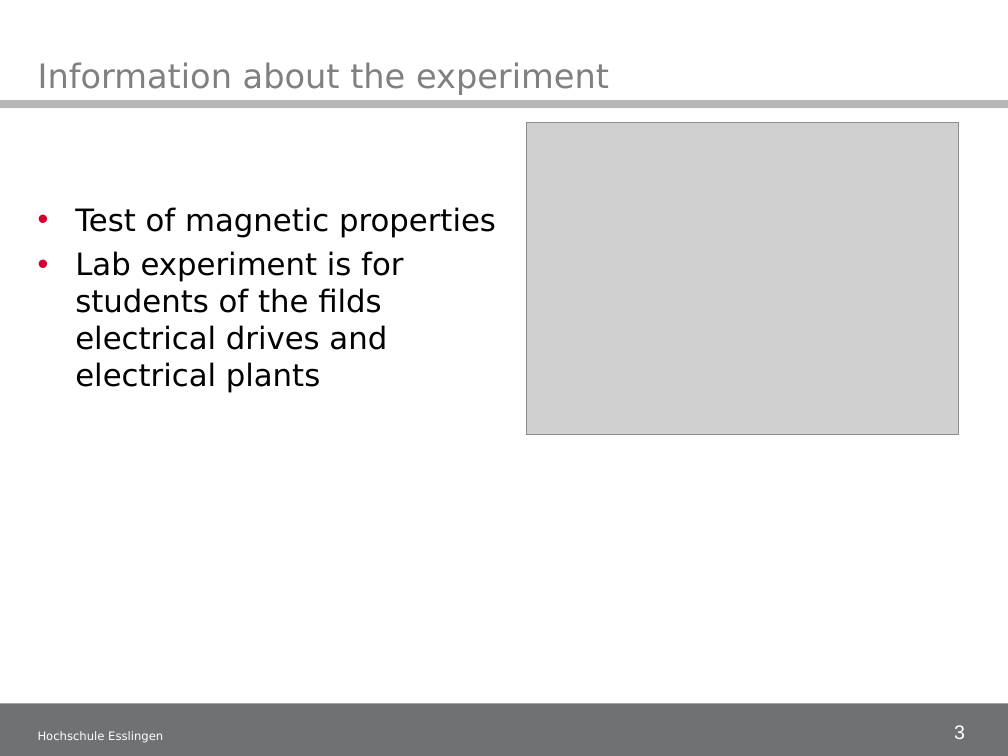
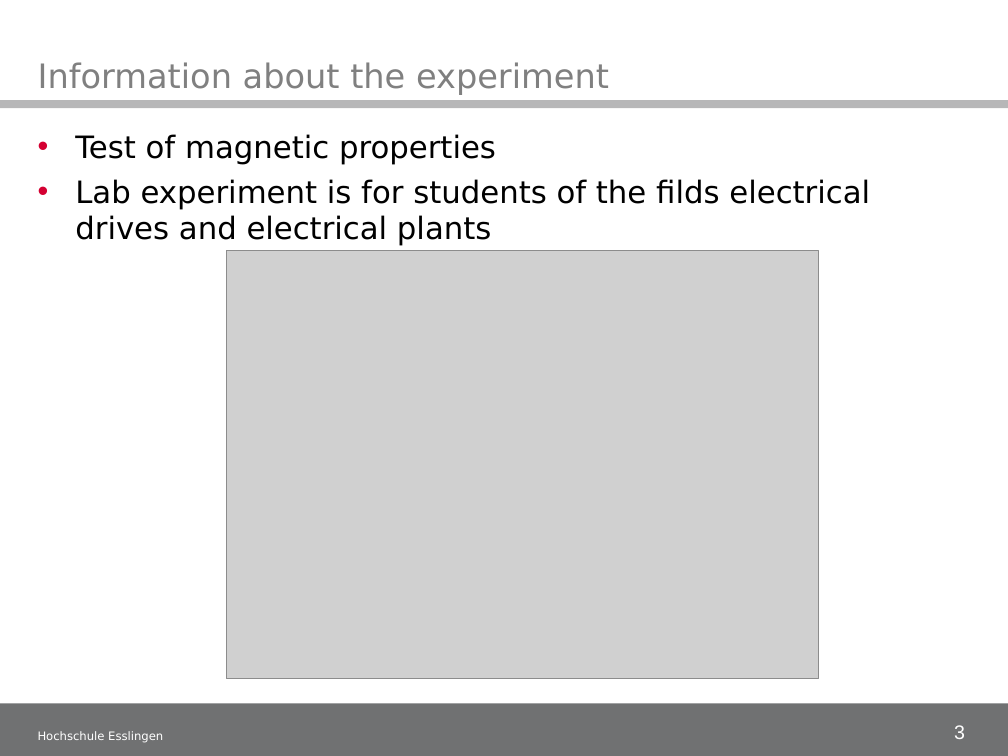
Before and after one commit to illogicdev/magneto, a slide deck: slide 3 of doku/50_Midtermpresentation/Midterm presentation_1.ppt. Drawn at 1008x756 pixels with LibreOffice and Linux fonts; fonts in the diff are those of the drawing; grey boxes stand for pictures; background and template pictures are left out. Boxes give left, top, right and bottom in pixels: in the first picture for what was removed or moved away, otherwise in the second. Text is boxed around its words. In the diff, an @@ line names an element or a change of style, - is before the commit and + after.

```diff
--- a/doku/50_Midtermpresentation/Midterm presentation_1.ppt
+++ b/doku/50_Midtermpresentation/Midterm presentation_1.ppt
@@ text "Test of magnetic properties" rewrapped from box(75, 207, 496, 393) to box(75, 134, 870, 246) @@
@@ picture: place and size @@
-picture at box(526, 123, 959, 435)
+picture at box(226, 251, 818, 678)
```
Also in this commit, not shown: 5 other slides changed.
